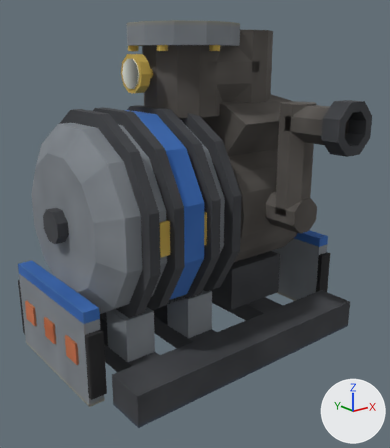
Renders of the OBJ model src/main/resources/assets/eln/model/steamturbine200v/steamturbine200v.obj from each side of a commit.
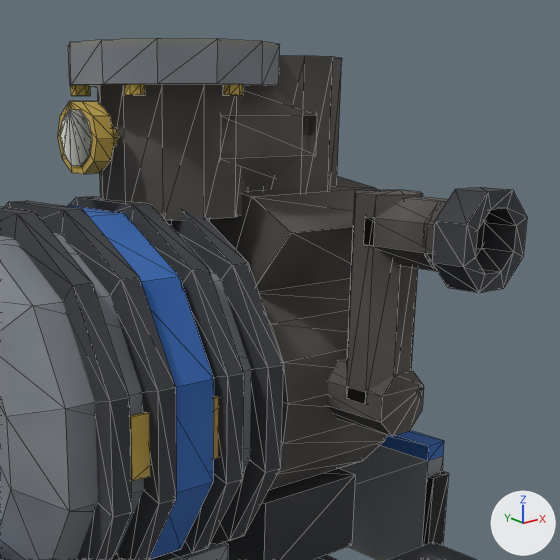
Each version is shown whole from a 50 mm lens placed at (-1.053, -1.376, 0.411), pointed at (-0.02, -0.085, -0.105), then close up on the part from 23% to 100% of the width and 0% to 67% of the height. Arrows for +X, +Y and +Z are at lower right; the lights stay in place. The last two pictures show the newer version. The close-ups show mesh edges as thin lines. Where no turn or scale is listed for an object, it has been applied to the vertices.

Before the edit, the objects in view are built like this:
```python
me_main = bpy.data.meshes.new('main')
me_main.from_pydata(...)  # 972 vertices, 1508 faces; spans x -0.5..0.5, y -0.494..0.375, z -0.5..0.5
me_main.materials.append(mat_atlas)  # picture img_tex_png
ob_main = bpy.data.objects.new('main', me_main)
ob_main.location = (0.0, 0.0, 0.0)
```
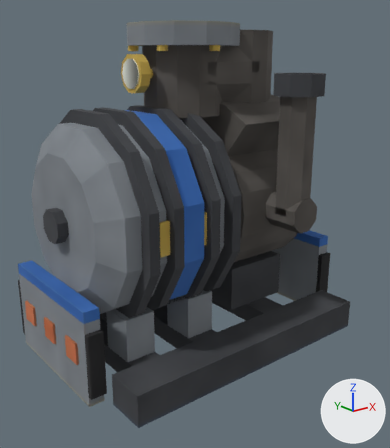
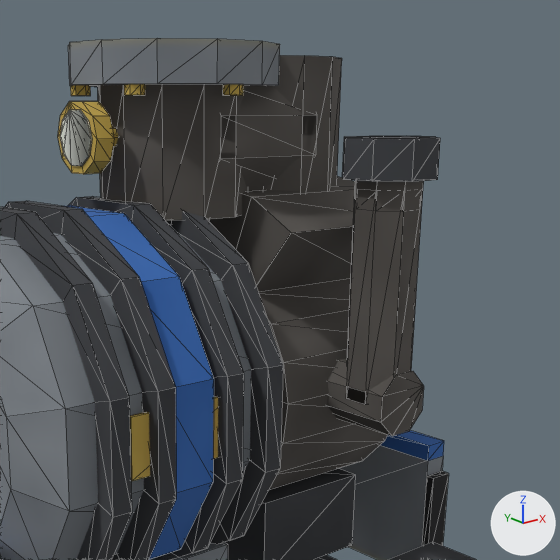
What changed in the scene script:
```text
Change me_main:
    used by ob_main; location = (0.0, 0.0, 0.0)
    remove me_main.from_pydata(...)  # 972 vertices, 1508 faces; spans x -0.5..0.5, y -0.494..0.375, z -0.5..0.5
    add me_main.from_pydata(...)  # 956 vertices, 1486 faces; spans x -0.5..0.5, y -0.375..0.375, z -0.5..0.5
    me_main part 1
    30 vertices are removed from x 0.139..0.263, y -0.494..-0.264, z 0.147..0.291
    89 faces are deleted
    7 vertices in x 0.159..0.263, y -0.337..-0.233, z 0.275 move by (0.0, 0.0, 0.022)
    19 vertices move from x 0.181..0.283, y -0.494..-0.285, z 0.147..0.291 to x 0.139..0.283, y -0.357..-0.213, z 0.297..0.359
    14 vertices are added at x 0.192..0.283, y -0.357..-0.213, z 0.297..0.359
    67 new faces join them
    me_main part 2: 22 kept faces spanning x 0.139..0.241, y -0.357..-0.213, z 0.297..0.359 get new texture (UV) coordinates
    other edits to the shape of me_main do not show in these pictures
```

What differs and where, as boxes [x1, y1, x2, y2] in the close-ups (560 x 560 px; the box of a moved part takes in the faces that stretch with it):
'main', reshaped
    before: [0, 38, 527, 560]
    after: [0, 38, 476, 560]
part 1 of me_main, moved or reshaped
    before: [347, 187, 527, 404]
    after: [345, 136, 440, 404]
part 2 of me_main, surface changed
    before: [476, 213, 527, 287]
    after: [342, 137, 440, 182]
